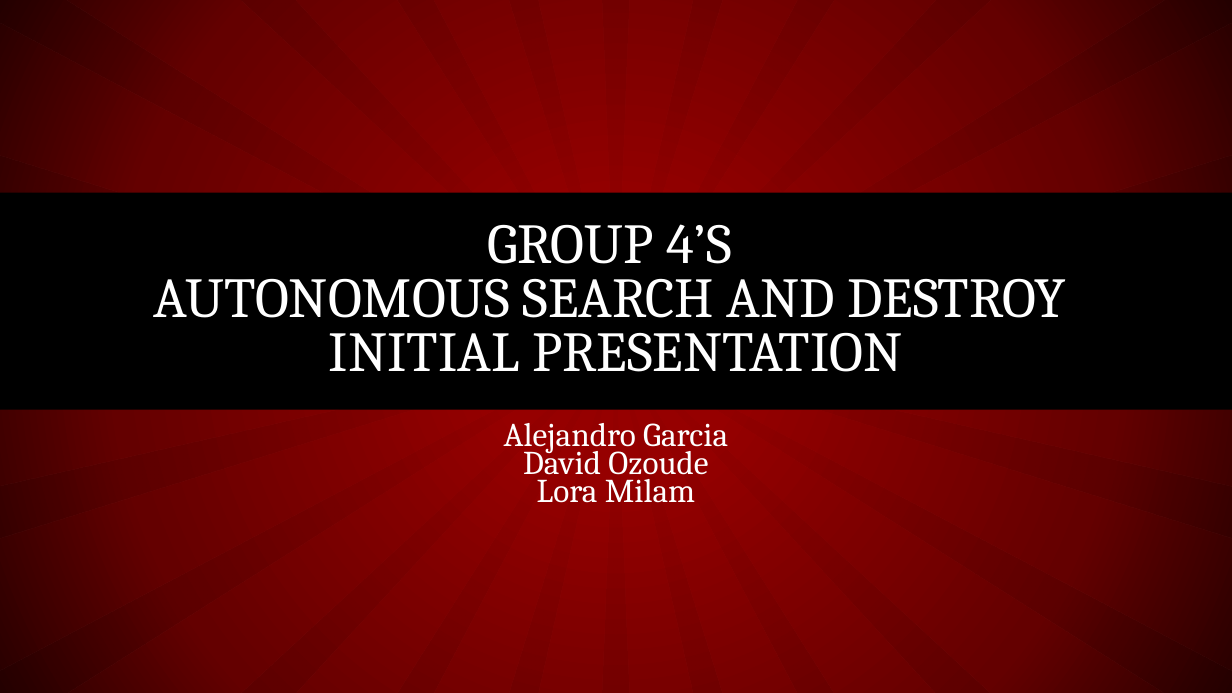
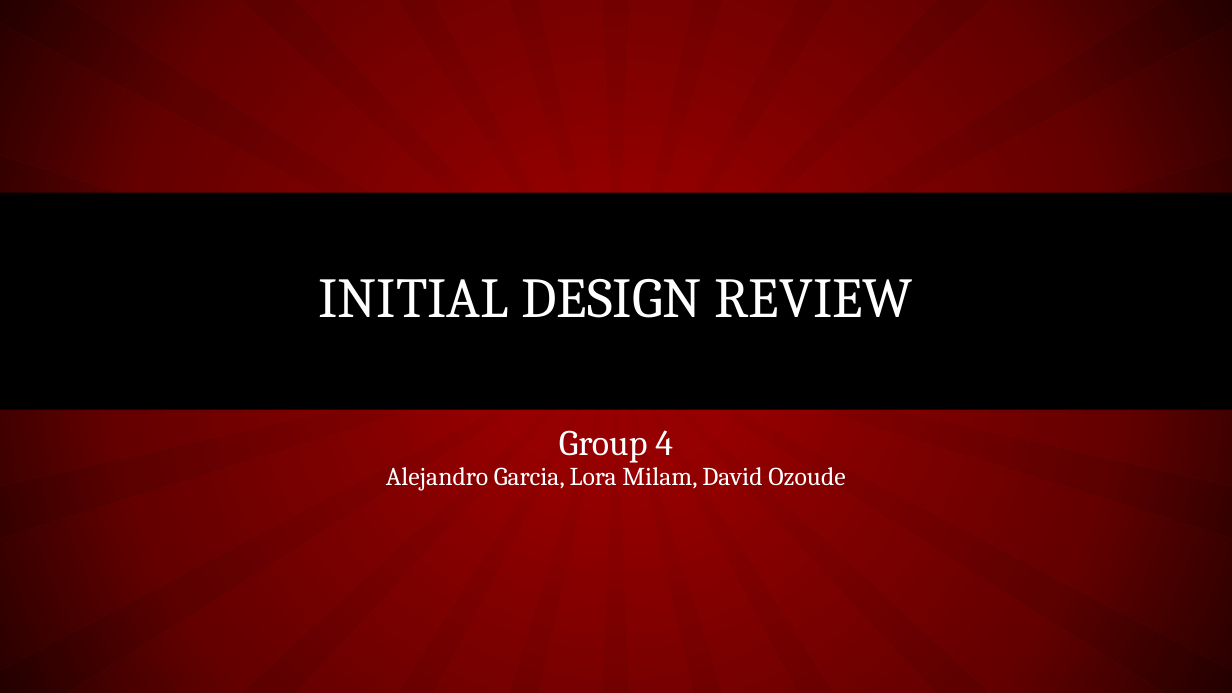
Before and after one commit to lmilam/Project-Lab-1-Group-4-, a slide deck: slide 1 of Group4Prez.pptx. Drawn at 1232x693 pixels with LibreOffice and Linux fonts; fonts in the diff are those of the drawing. Boxes give left, top, right and bottom in pixels: in the first picture for what was removed or moved away, otherwise in the second. Text is boxed around its words. In the diff, an @@ line names an element or a change of style, - is before the commit and + after.

```diff
--- a/Group4Prez.pptx
+++ b/Group4Prez.pptx
@@ title at [318,279,913,318]: text changed @@
-GROUP 4’S
-AUTONOMOUS SEARCH AND DESTROY
-INITIAL PRESENTATION
+INITIAL DESIGN REVIEW
@@ subtitle at [386,430,845,491]: text changed; size 25.9 to 20 pt @@
-Alejandro Garcia
-David Ozoude
-Lora Milam
+Group 4
+Alejandro Garcia, Lora Milam, David Ozoude
```
Also in this commit, not shown: 5 other slides changed, 1 slide added, 1 slide removed.
